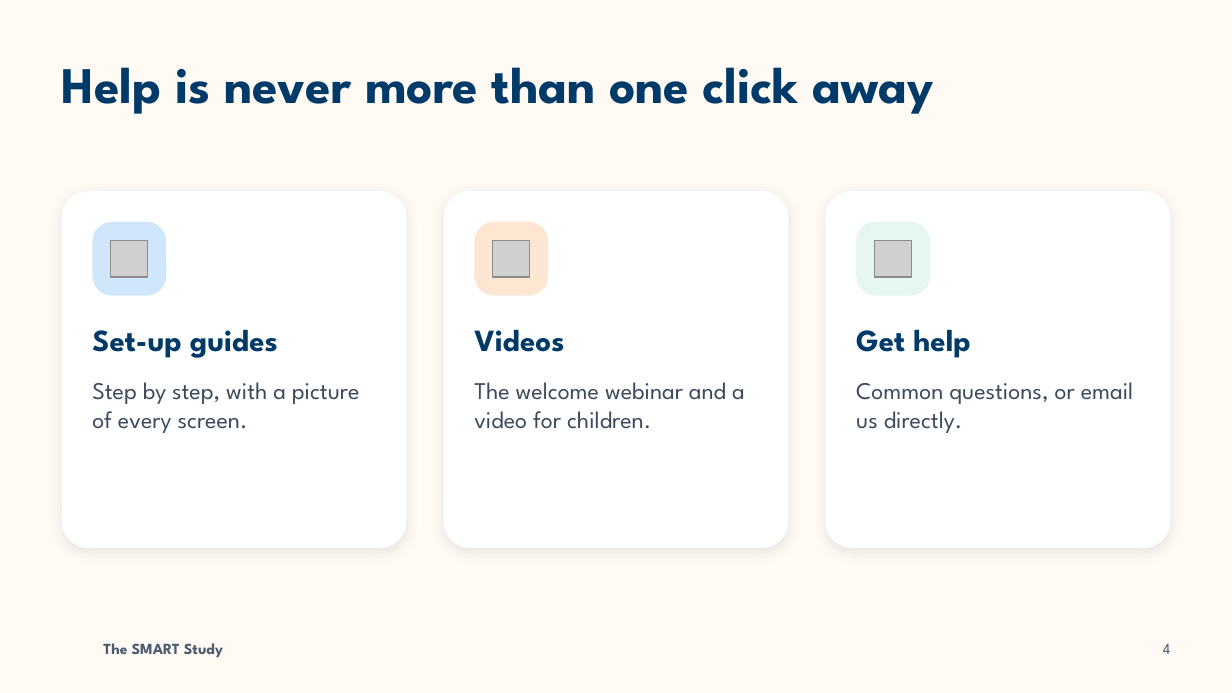
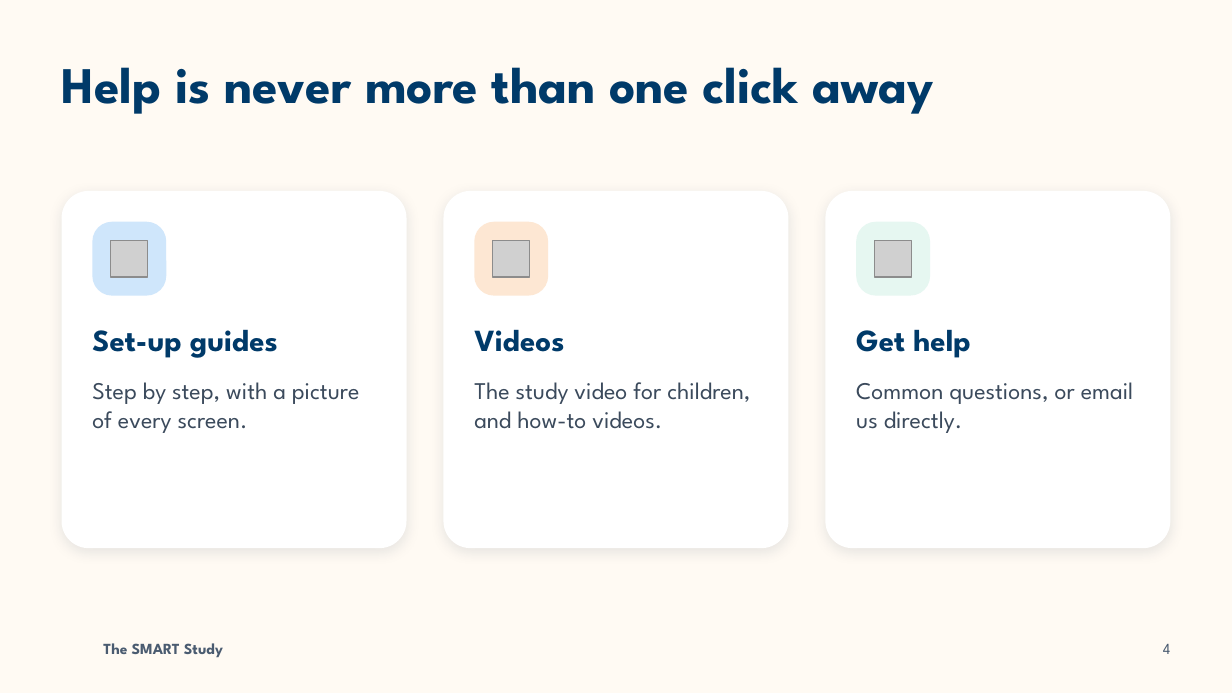
Before and after one commit to lmpollockmuguruza/microsite-example, a slide deck: slide 4 of exports/SMART-deck-template.pptx. Drawn at 1232x693 pixels with LibreOffice and Linux fonts; fonts in the diff are those of the drawing; grey boxes stand for pictures; background and template pictures are left out. Boxes give left, top, right and bottom in pixels: in the first picture for what was removed or moved away, otherwise in the second. Text is boxed around its words. In the diff, an @@ line names an element or a change of style, - is before the commit and + after.

```diff
--- a/exports/SMART-deck-template.pptx
+++ b/exports/SMART-deck-template.pptx
@@ text at (474,382,750,429): text changed @@
-The welcome webinar and a video for children.
+The study video for children, and how-to videos.
```
Also in this commit, not shown: 4 other slides changed, 1 slide added, 1 slide removed, 3 other files.
